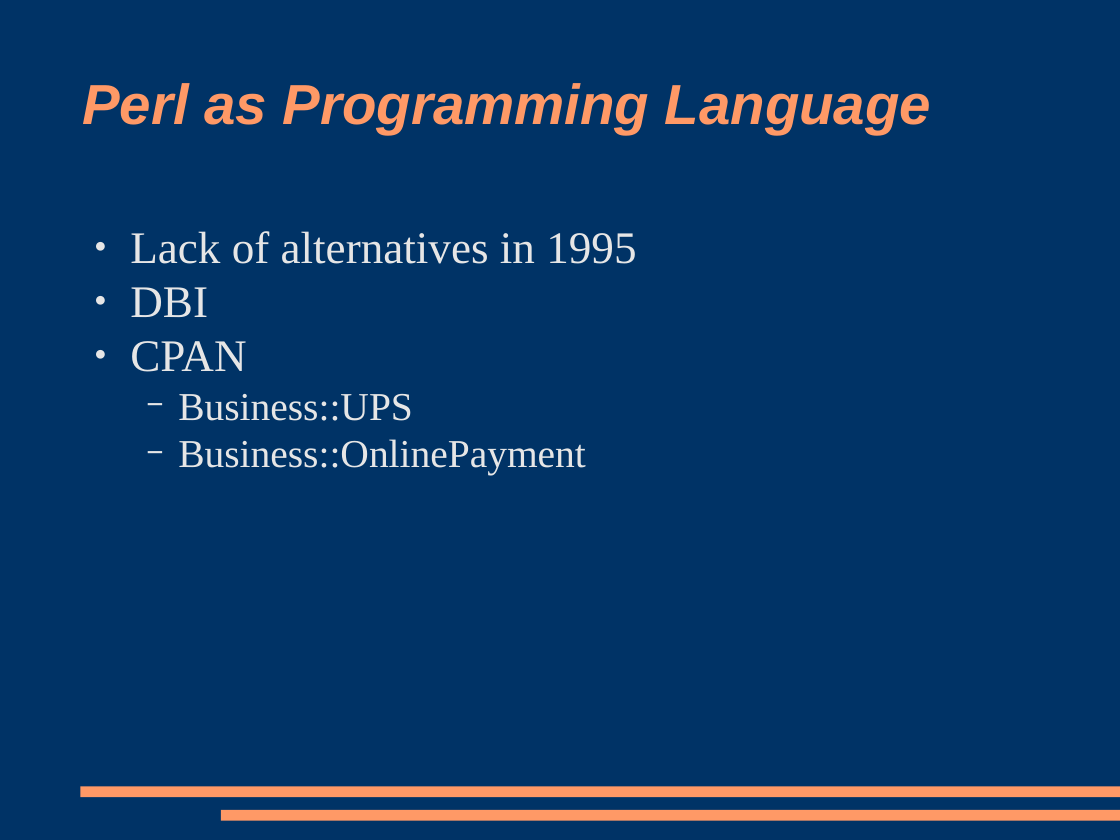
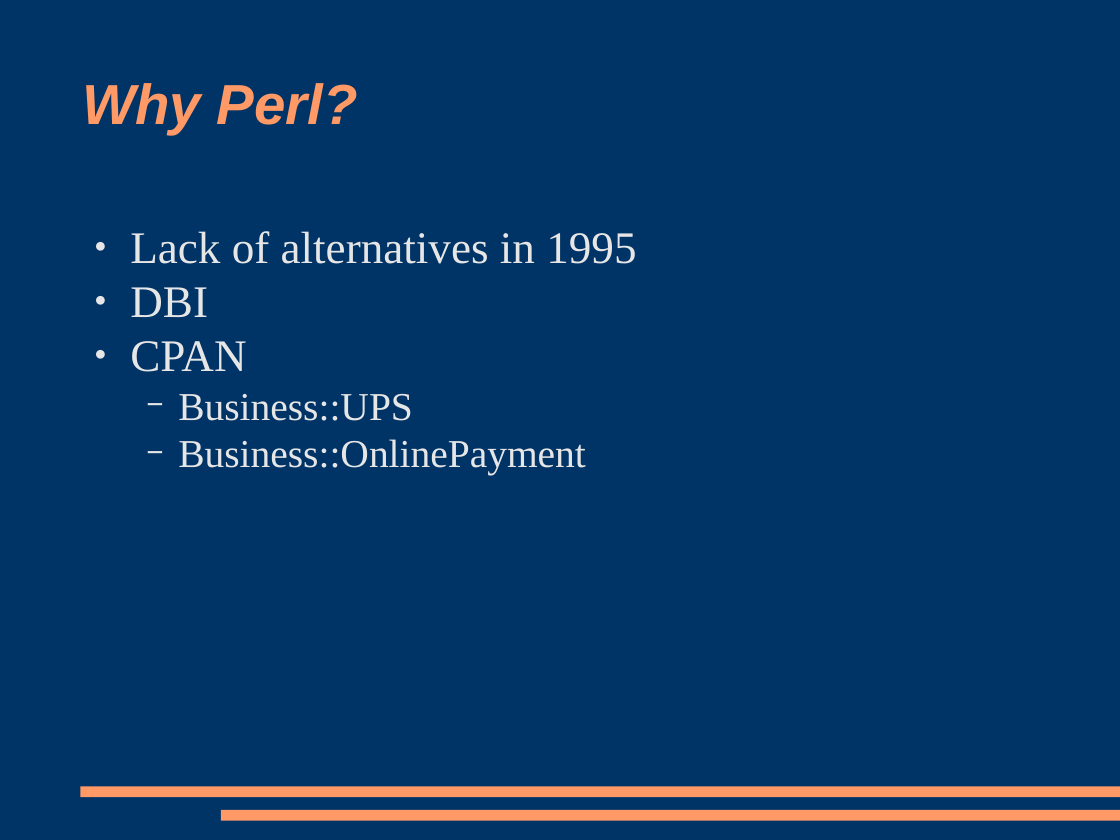
Before and after one commit to racke/Presentations, a slide deck: slide 6 of yapc2008/interchange.odp (slide 1 before the commit). Drawn at 1120x840 pixels with LibreOffice and Linux fonts; fonts in the diff are those of the drawing. Boxes give left, top, right and bottom in pixels: in the first picture for what was removed or moved away, otherwise in the second. Text is boxed around its words. In the diff, an @@ line names an element or a change of style, - is before the commit and + after.

```diff
--- a/yapc2008/interchange.odp
+++ b/yapc2008/interchange.odp
@@ title at bbox=[82, 83, 358, 134]: text changed @@
-Perl as Programming Language
+Why Perl?
```
Also in this commit, not shown: 13 slides added, 1 slide removed, 1 other file.
